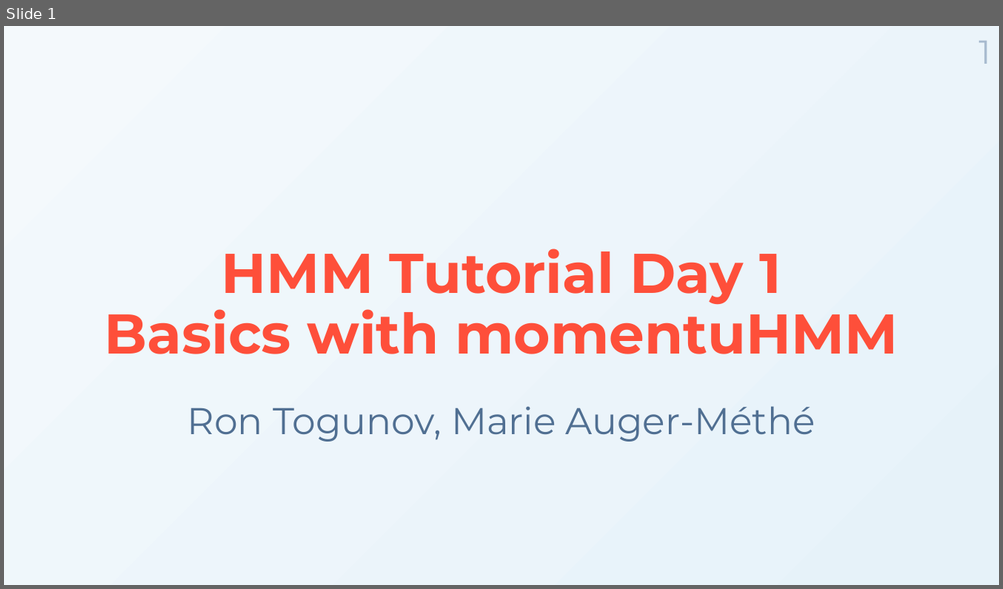
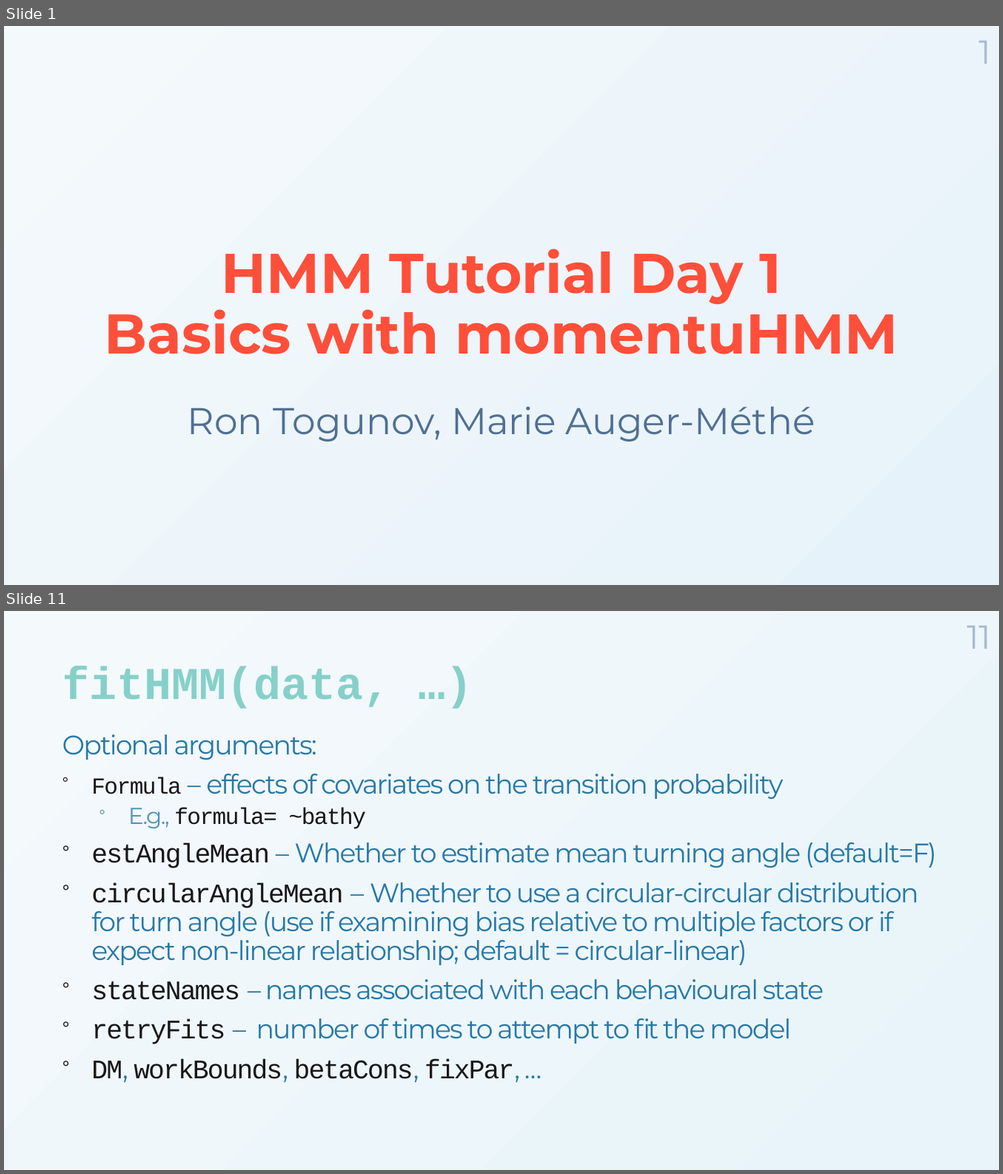
Before and after one commit to MarieAugerMethe/DFO_HMM_2022, a slide deck: Day1/HMM_Tutorial_Day1.pptx. Shown one above the other, each under a label of ours: slide 1 before the commit, slides 1 and 11 after it; the slides between them are not shown. The pictures are 1003x589 and 1003x1174 pixels, drawn with LibreOffice and Linux fonts; fonts in the diff are those of the drawing; background and template pictures are left out. Boxes give left, top, right and bottom in pixels: in the first picture for what was removed or moved away, otherwise in the second. Text is boxed around its words. In the diff, an @@ line names an element or a change of style, - is before the commit and + after.

```diff
--- a/Day1/HMM_Tutorial_Day1.pptx
+++ b/Day1/HMM_Tutorial_Day1.pptx
@@ slide 11 added at [4,611,999,1170], background gradient #F4F9FC to #E8F4FA @@
@@ page number added at [967,626,990,649], 32 pt, text #A6B9CE @@
+11
@@ title added at [62,667,390,709], 44 pt, text gradient #7BCCC4 to #0868AC, bold @@
+fitHMM(data, …)
@@ text added at [62,735,936,1083], 25.9 pt, text #2678A6 @@
+Optional arguments:
+° Formula – effects of covariates on the transition probability
+  ° E.g., formula= ~bathy
+° estAngleMean – Whether to estimate mean turning angle (default=F)
+° circularAngleMean – Whether to use a circular-circular distribution for turn angle (use if examining bias relative to multiple factors or if expect non-linear relationship; default = circular-linear)
+° stateNames – names associated with each behavioural state
+° retryFits – number of times to attempt to fit the model
+° DM, workBounds, betaCons, fixPar, …
```
Also in this commit, not shown: 7 slides changed, 6 other slides added, 2 slides removed, 7 other files.
